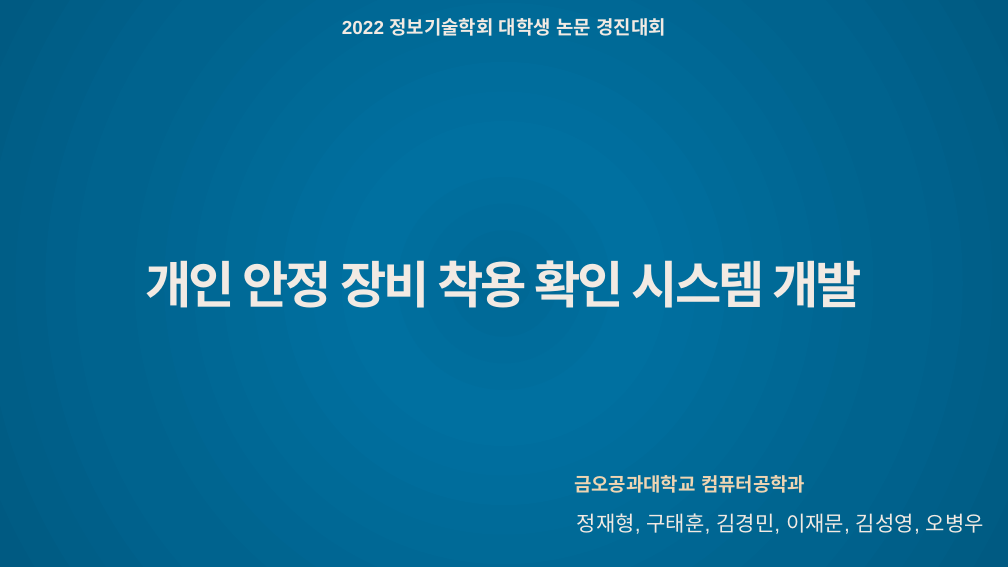
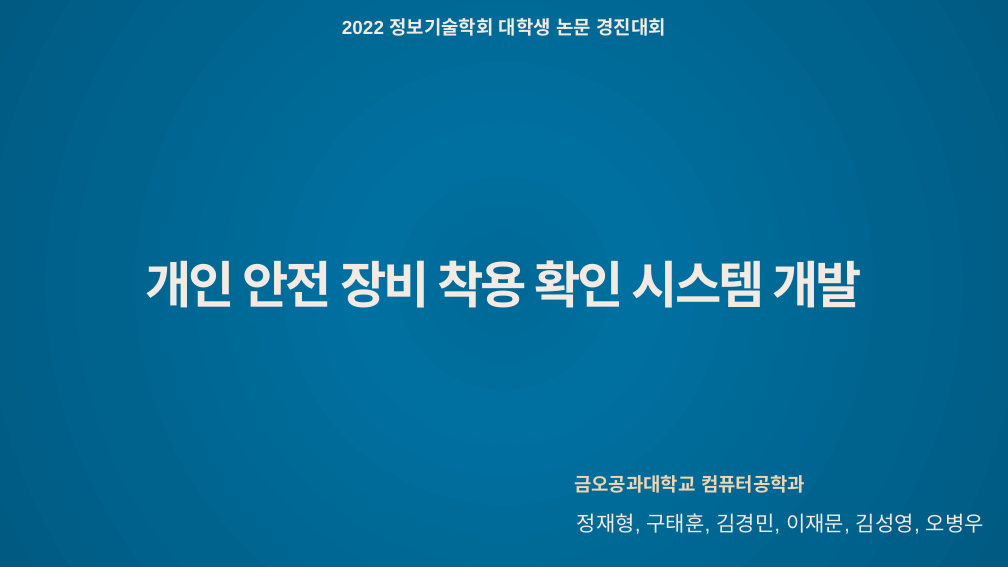
Before and after one commit to JaeHyung-Jung/UNDERDOG, a slide deck: slide 1 of 12주차/발표자료-1.pptx. Drawn at 1008x567 pixels with LibreOffice and Linux fonts; fonts in the diff are those of the drawing. Boxes give left, top, right and bottom in pixels: in the first picture for what was removed or moved away, otherwise in the second. Text is boxed around its words. In the diff, an @@ line names an element or a change of style, - is before the commit and + after.

```diff
--- a/12주차/발표자료-1.pptx
+++ b/12주차/발표자료-1.pptx
@@ text at [145, 260, 863, 308]: text changed @@
-개인 안정 장비 착용 확인 시스템 개발
+개인 안전 장비 착용 확인 시스템 개발
```
Also in this commit, not shown: 8 other slides changed, 1 slide added, 15 slides removed.
